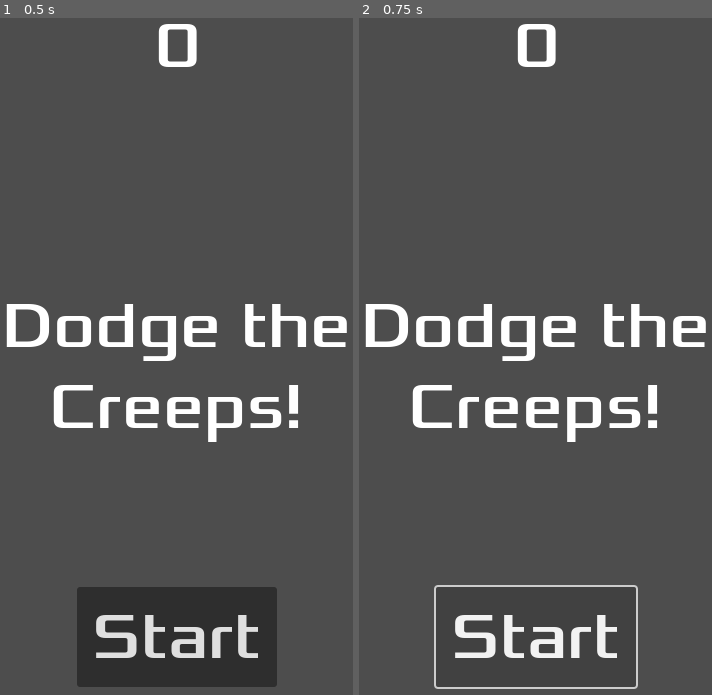
Above: before the commit, frames 1-2 (left to right).
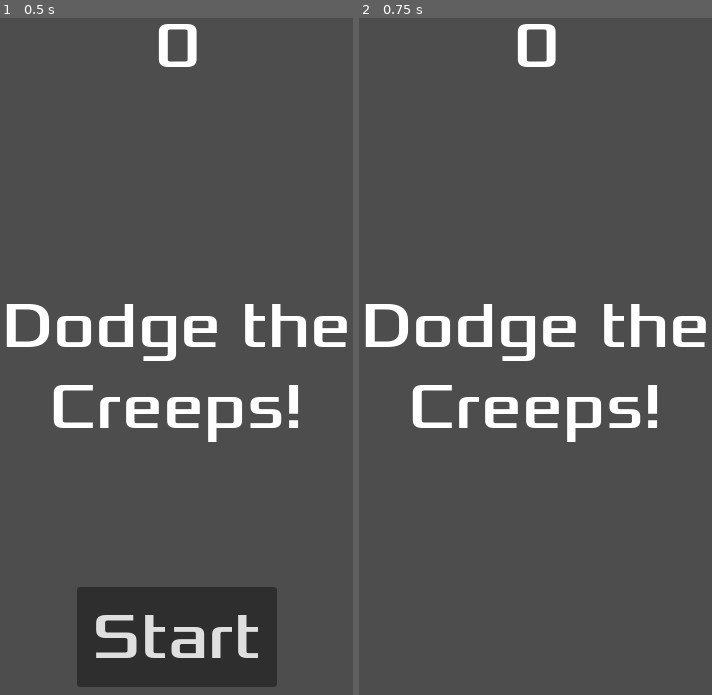
Above: after the commit, the same moments.

Repository: BenjaminLawrence/First2DGameGDScript
Game: Godot game, scene res://hud.tscn
The game is run twice, just before and just after one commit, with the same random seed, the same clock (stepped at 60 frames per second) and the same inputs. The project has no main scene, so this scene is started directly.
Inputs:
- Up to frame 1 (0.5 s): no input
- Up to frame 2 (0.75 s): click "Start" at 0.5 s

Frame 1 is identical in both runs. In frame 2, 1.7% of the frame differs, in the area x 21-80%, y 83-100%.

Commit message:
Completed hud script and added hud to main

Diff:
--- a/hud.gd
+++ b/hud.gd
@@ -1,4 +1,6 @@
 extends CanvasLayer
+
+signal start_game
 
 
 # Called when the node enters the scene tree for the first time.
@@ -9,3 +11,34 @@
 # Called every frame. 'delta' is the elapsed time since the previous frame.
 func _process(delta):
 	pass
+
+
+func show_message(text):
+	$Message.text = text
+	$Message.show()
+	$MessageTimer.start()
+
+
+func show_game_over():
+	show_message("Game Over")
+
+	await $MessageTimer.timeout
+
+	$Message.text = "Dodge the Creeps!"
+	$Message.show()
+
+	await get_tree().create_timer(1.0).timeout
+	$StartButton.show()
+
+
+func update_score(score):
+	$ScoreLabel.text = str(score)
+
+
+func _on_start_button_pressed():
+	$StartButton.hide()
+	start_game.emit()
+
+
+func _on_message_timer_timeout():
+	$Message.hide()
--- a/hud.tscn
+++ b/hud.tscn
@@ -59,3 +59,6 @@
 [node name="MessageTimer" type="Timer" parent="."]
 wait_time = 2.0
 one_shot = true
+
+[connection signal="pressed" from="StartButton" to="." method="_on_start_button_pressed"]
+[connection signal="timeout" from="MessageTimer" to="." method="_on_message_timer_timeout"]
